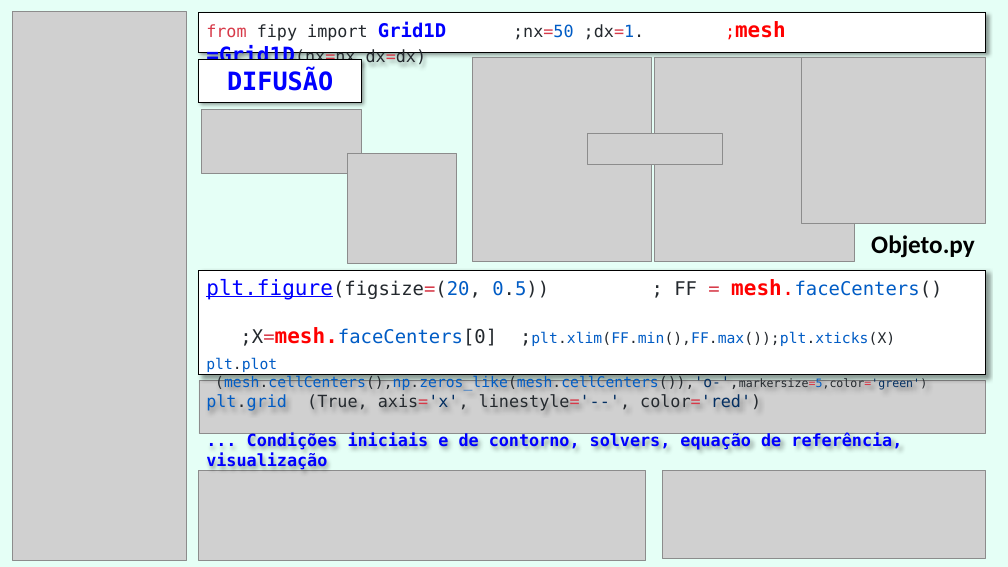
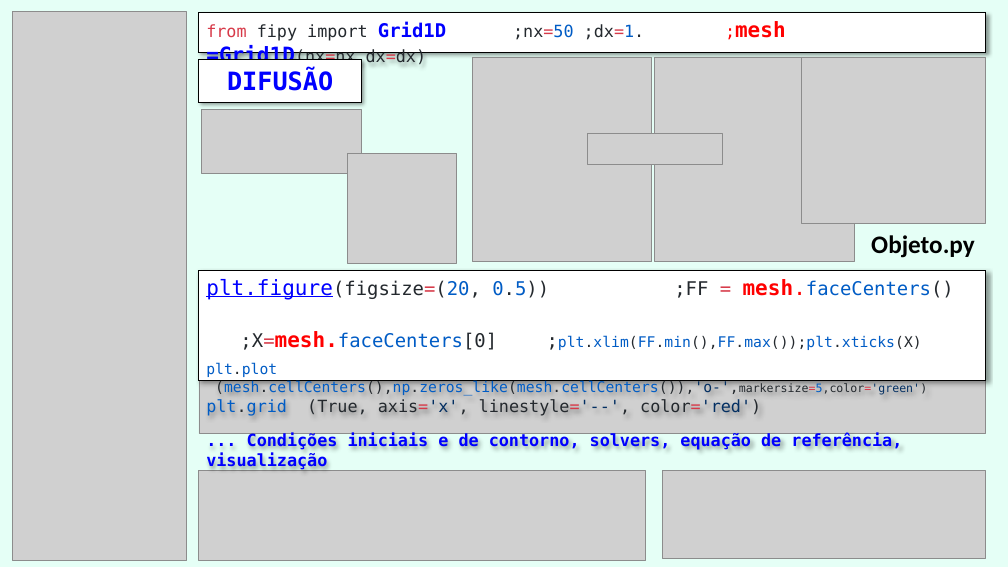
Before and after one commit to grossiRM/AM_FEG, a slide deck: slide 7 of Plano_V02_iii_AM_FEG/d_Topicos Especiais - Introducao a Manufatura Aditiva para Metais.pptx. Drawn at 1008x567 pixels with LibreOffice and Linux fonts; fonts in the diff are those of the drawing; grey boxes stand for pictures. Boxes give left, top, right and bottom in pixels: in the first picture for what was removed or moved away, otherwise in the second. Text is boxed around its words. In the diff, an @@ line names an element or a change of style, - is before the commit and + after.

```diff
--- a/Plano_V02_iii_AM_FEG/d_Topicos Especiais - Introducao a Manufatura Aditiva para Metais.pptx
+++ b/Plano_V02_iii_AM_FEG/d_Topicos Especiais - Introducao a Manufatura Aditiva para Metais.pptx
@@ rectangle "plt.figure(figsize=(20, 0.5)) ;FF = mesh.faceCenters() ...": place and size @@
-rectangle "plt.figure(figsize=(20, 0.5)) ;FF = mesh.faceCenters() ..." at (199,271,986,375)
+rectangle "plt.figure(figsize=(20, 0.5)) ;FF = mesh.faceCenters() ..." at (199,271,986,380)
@@ text in rectangle at (206,279,922,350): spaces changed @@
-plt.figure(figsize=(20, 0.5)) ; FF = mesh.faceCenters() ;X=mesh.faceCenters[0] ;plt.xlim(FF.min(),FF.max());plt.xticks(X)
+plt.figure(figsize=(20, 0.5)) ;FF = mesh.faceCenters() ;X=mesh.faceCenters[0] ;plt.xlim(FF.min(),FF.max());plt.xticks(X)
```
Also in this commit, not shown: 10 other slides changed, 1 other file.
